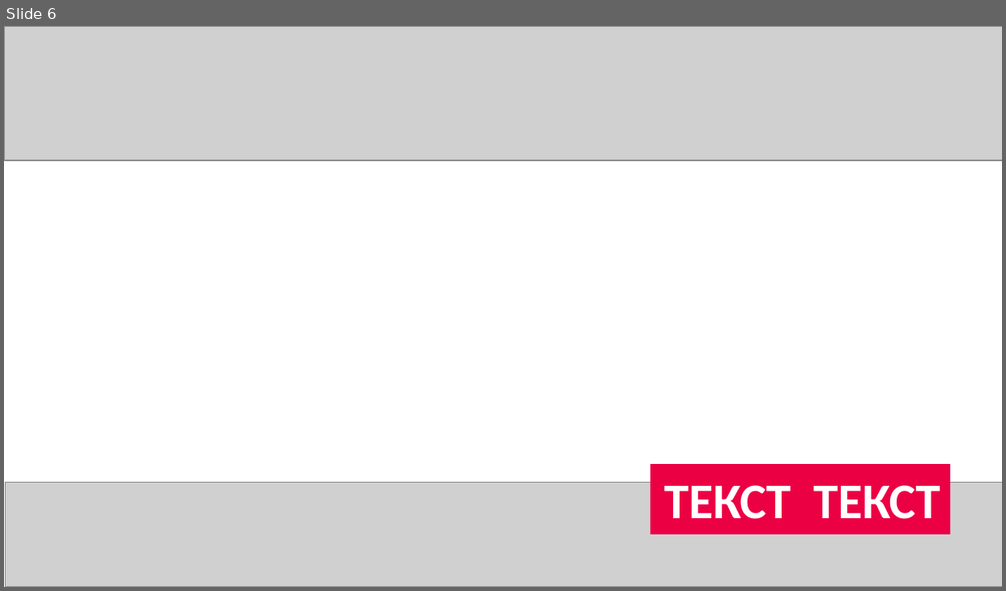
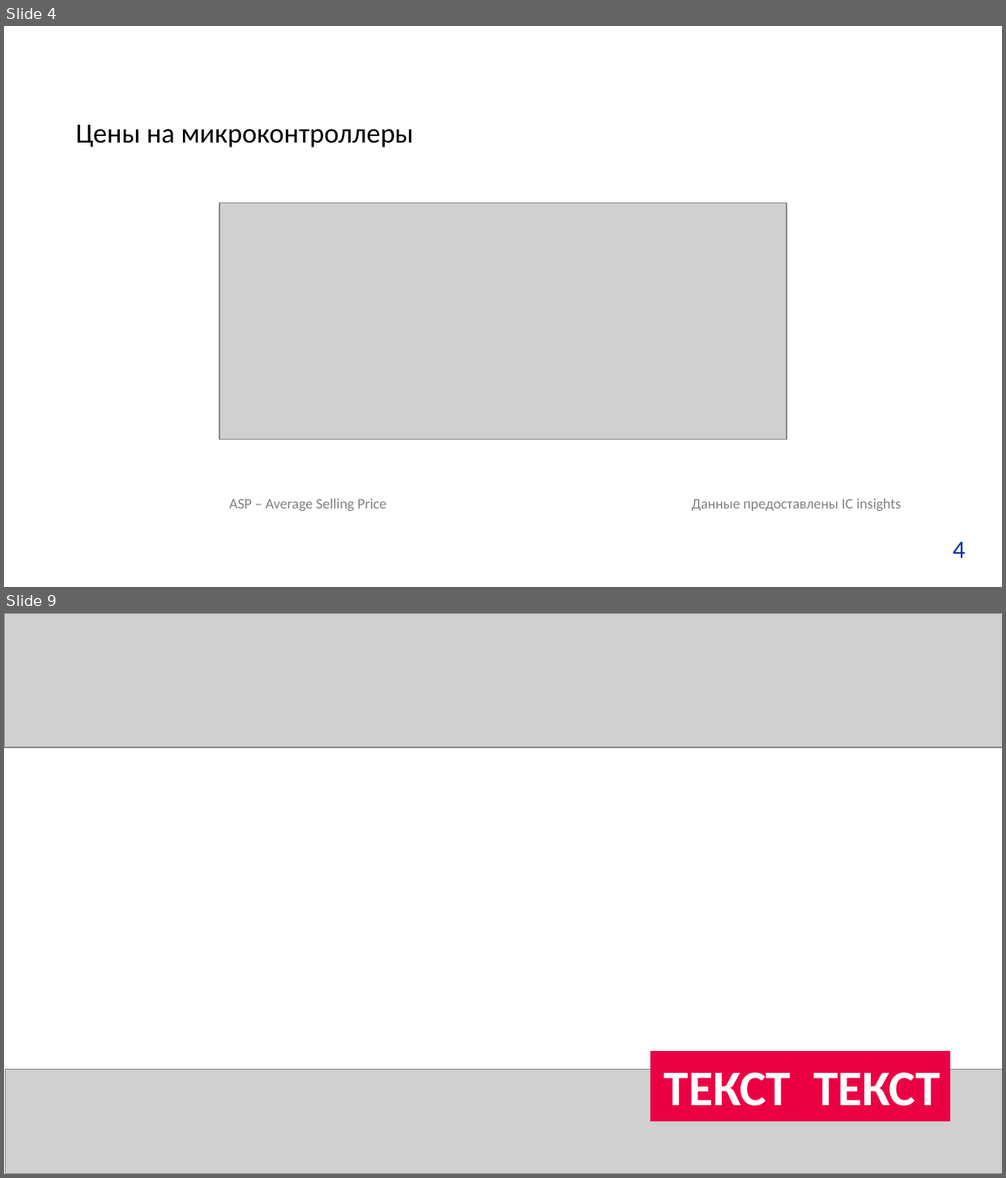
Before and after one commit to yungvldai/diploma, a slide deck: presentation/production.pptx. Shown one above the other, each under a label of ours: slide 6 before the commit, slides 4 and 9 after it; the slides between them are not shown. The pictures are 1006x591 and 1006x1178 pixels, drawn with LibreOffice and Linux fonts; fonts in the diff are those of the drawing; grey boxes stand for pictures; background and template pictures are left out. Boxes give left, top, right and bottom in pixels: in the first picture for what was removed or moved away, otherwise in the second. Text is boxed around its words. In the diff, an @@ line names an element or a change of style, - is before the commit and + after.

```diff
--- a/presentation/production.pptx
+++ b/presentation/production.pptx
@@ slide 4 added at (4,26,1002,587), background picture (left out) @@
@@ text added at (76,125,414,148), 20 pt, text #000000 @@
+Цены на микроконтроллеры
@@ picture added at (219,203,786,439) @@
@@ text added at (229,498,386,511), 10.5 pt, text #808080 @@
+ASP – Average Selling Price
@@ text added at (692,498,901,511), 10.5 pt, text #808080 @@
+Данные предоставлены IC insights
@@ text added at (953,542,965,558), 18 pt, text #0230AC @@
+4
@@ what was slide 6 is now slide 9 @@
```
Also in this commit, not shown: 1 slide changed, 7 other slides added, 6 slides removed, 14 other files.
